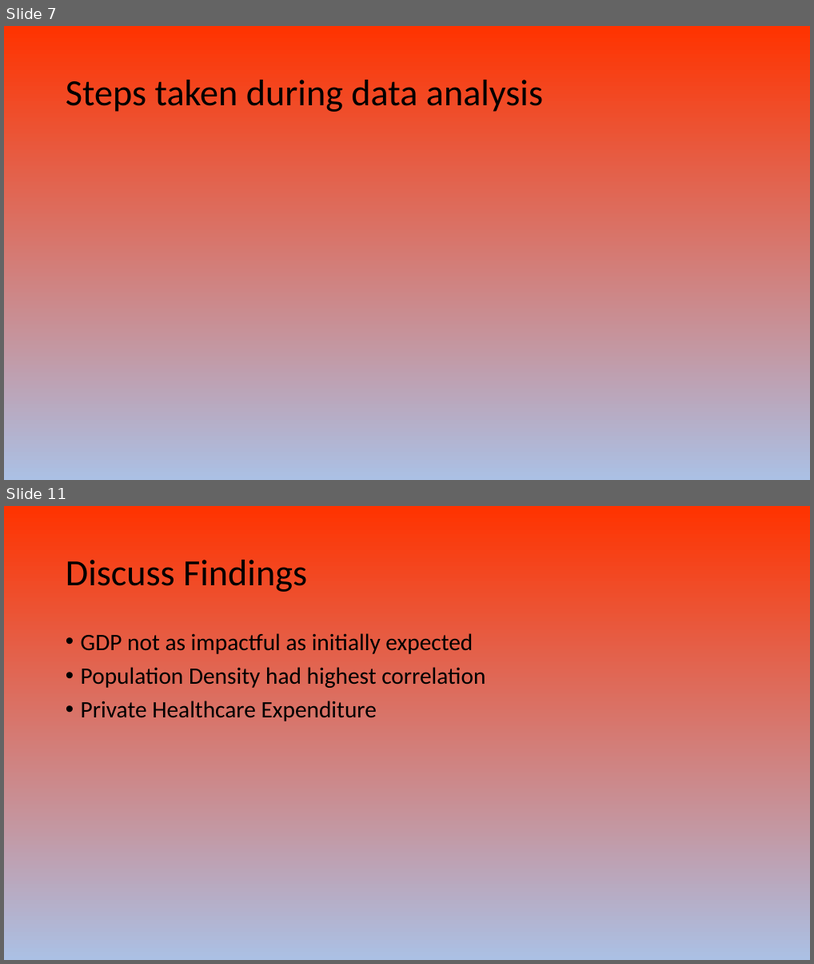
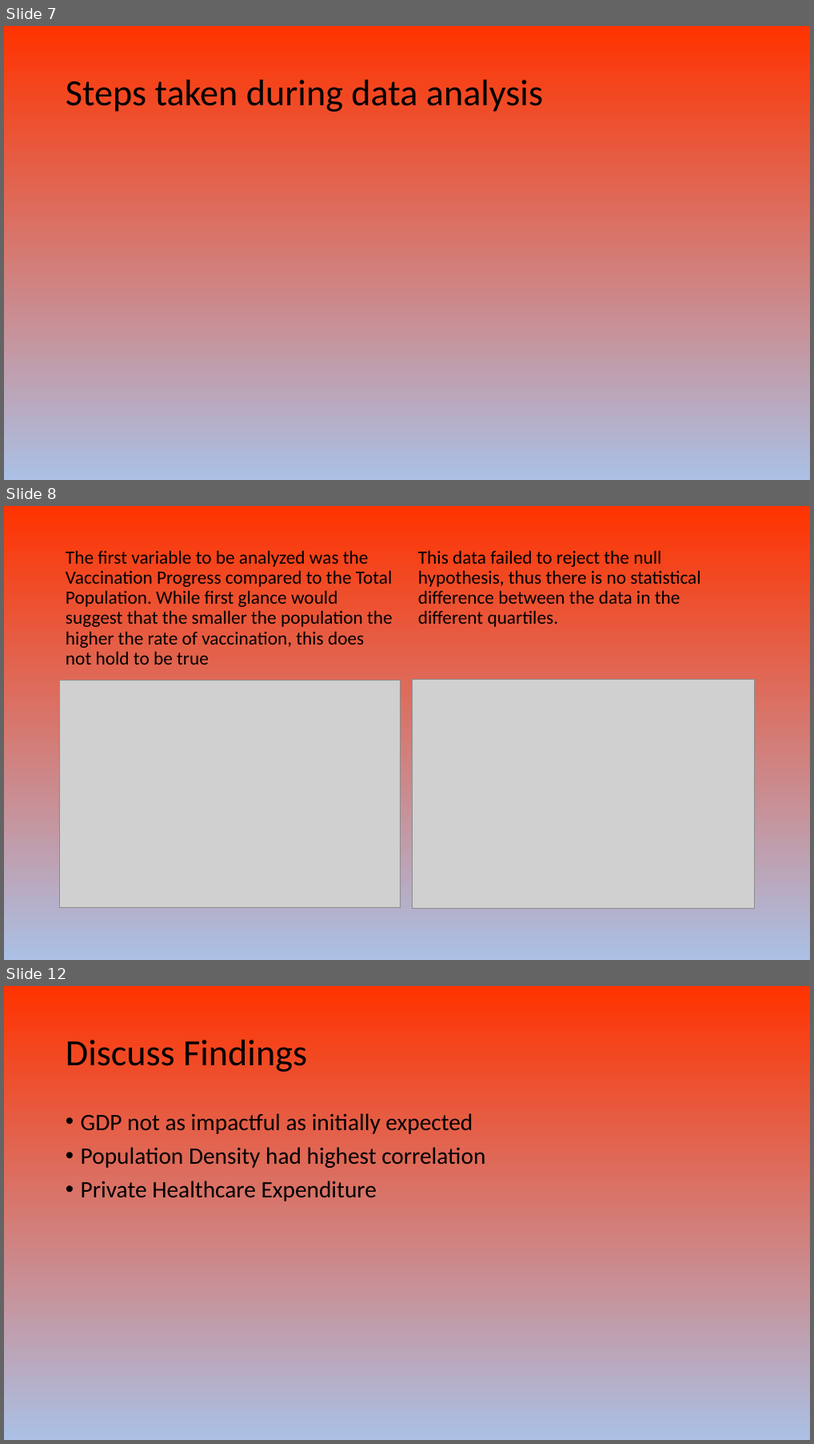
Before and after one commit to AJB-hub/Covid19_Vaccination_Progress, a slide deck: Covid 19 Presentation.pptx. Shown one above the other, each under a label of ours: slides 7 and 11 before the commit, slides 7, 8 and 12 after it; the slides between them are not shown. The pictures are 814x964 and 814x1444 pixels, drawn with LibreOffice and Linux fonts; fonts in the diff are those of the drawing; grey boxes stand for pictures. Boxes give left, top, right and bottom in pixels: in the first picture for what was removed or moved away, otherwise in the second. Text is boxed around its words. In the diff, an @@ line names an element or a change of style, - is before the commit and + after.

```diff
--- a/Covid 19 Presentation.pptx
+++ b/Covid 19 Presentation.pptx
@@ slide 8 added at (4, 506, 810, 960), background gradient #FF3300 to #ABC0E4 to #C7D5ED @@
@@ text added at (66, 550, 393, 664), 22.2 pt, text #000000 @@
+The first variable to be analyzed was the Vaccination Progress compared to the Total Population. While first glance would suggest that the smaller the population the higher the rate of vaccination, this does not hold to be true
@@ text added at (418, 550, 701, 627), 22.2 pt, text #000000 @@
+This data failed to reject the null hypothesis, thus there is no statistical difference between the data in the different quartiles.
@@ picture added at (60, 680, 401, 907) @@
@@ picture added at (412, 679, 755, 908) @@
@@ what was slide 11 is now slide 12 @@
```
Also in this commit, not shown: 3 slides changed, 3 other slides added, 3 slides removed.
